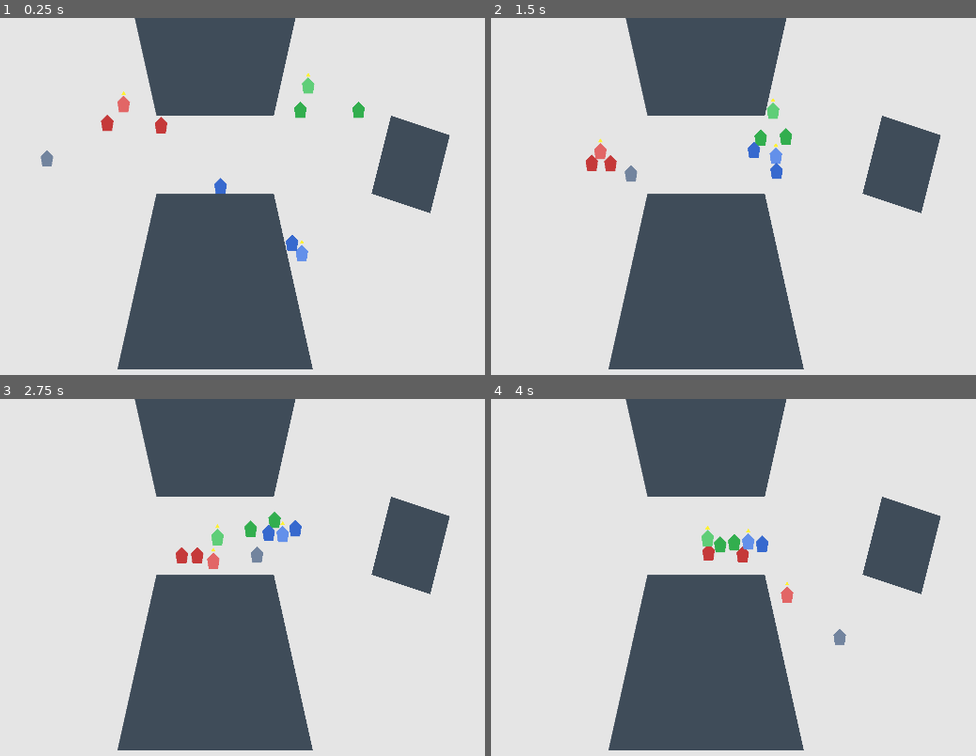
Above: before the commit, frames 1-4 (two rows, left to right).
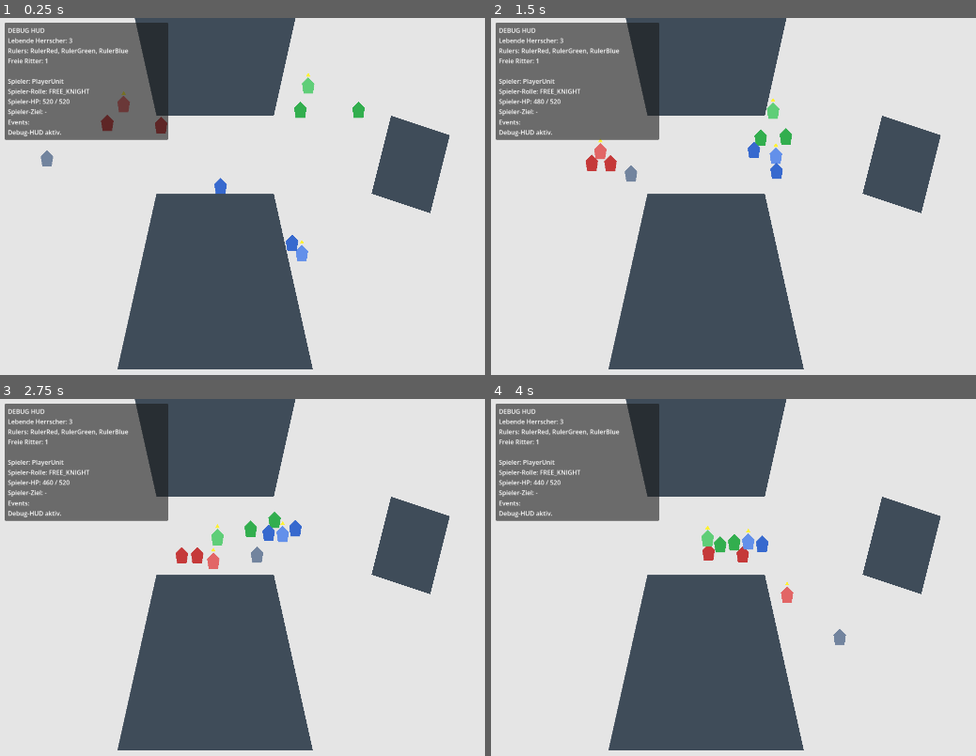
Above: after the commit, the same moments.

Repository: cblab/kingslayer
Game: Godot game, scene res://scenes/Main.tscn
The game is run twice, just before and just after one commit, with the same random seed, the same clock (stepped at 60 frames per second) and the same inputs.
Inputs (mouse positions are in pixels of both pictures, inside the frame that each line leads up to):
- Up to frame 1 (0.25 s): no input
- Up to frame 2 (1.5 s): move the mouse to (outside the picture) at 0.52 s; click (outside the picture) at 0.67 s; move the mouse to (714, 250) at 1.27 s; click (714, 250) at 1.42 s
- Up to frame 3 (2.75 s): move the mouse to (451, 516) at 2.02 s; click (451, 516) at 2.17 s
- Up to frame 4 (4 s): move the mouse to (830, 695) at 2.77 s; click (830, 695) at 2.92 s; move the mouse to (outside the picture) at 3.52 s; click (outside the picture) at 3.67 s

The runs differ from the first frame. In frame 1, 11% of the frame differs, in the area x 0-35%, y 1-35%; in frame 2, 11%; in frame 3, 11%; in frame 4, 11%.

Commit message:
Add minimal combat debug HUD overlay

Diff:
--- a/scenes/World.tscn
+++ b/scenes/World.tscn
@@ -130,3 +130,30 @@
 
 [node name="Collision" type="CollisionPolygon2D" parent="Blockers/BlockerIsland"]
 polygon = PackedVector2Array(1000, 250, 1150, 300, 1100, 500, 950, 450)
+
+[node name="DebugHud" type="CanvasLayer" parent="."]
+layer = 10
+
+[node name="Panel" type="PanelContainer" parent="DebugHud"]
+offset_left = 12.0
+offset_top = 12.0
+offset_right = 430.0
+offset_bottom = 272.0
+
+[node name="Margin" type="MarginContainer" parent="DebugHud/Panel"]
+theme_override_constants/margin_left = 8
+theme_override_constants/margin_top = 8
+theme_override_constants/margin_right = 8
+theme_override_constants/margin_bottom = 8
+
+[node name="Content" type="VBoxContainer" parent="DebugHud/Panel/Margin"]
+
+[node name="StatusLabel" type="Label" parent="DebugHud/Panel/Margin/Content"]
+size_flags_horizontal = 3
+autowrap_mode = 2
+text = "Debug HUD lädt..."
+
+[node name="EventsLabel" type="Label" parent="DebugHud/Panel/Margin/Content"]
+size_flags_horizontal = 3
+autowrap_mode = 2
+text = "Events:"
--- a/scripts/units/unit.gd
+++ b/scripts/units/unit.gd
@@ -70,6 +70,9 @@
 	and event.button_index == MOUSE_BUTTON_LEFT \
 	and event.pressed:
 		var clicked_unit: Unit = _find_clicked_unit()
+		var world: Node = get_parent()
+		if clicked_unit != null and world != null and world.has_method("set_debug_focus_unit"):
+			world.set_debug_focus_unit(clicked_unit)
 		if clicked_unit != null and clicked_unit != self and not clicked_unit.is_dead():
 			_attack_target = clicked_unit
 			_path = PackedVector2Array()
@@ -78,7 +81,6 @@
 			return
 
 		_attack_target = null
-		var world: Node = get_parent()
 		if world != null and world.has_method("find_path"):
 			_path = world.find_path(global_position, get_global_mouse_position())
 			_path_index = 0
@@ -131,6 +133,13 @@
 	_repath_cooldown = 0.0
 	_path = PackedVector2Array()
 	_path_index = 0
+
+func get_attack_target() -> Unit:
+	if _attack_target == null or not is_instance_valid(_attack_target):
+		return null
+	if _attack_target.is_dead():
+		return null
+	return _attack_target
 
 func get_last_valid_attacker() -> Unit:
 	if _last_valid_attacker == null or not is_instance_valid(_last_valid_attacker):
--- a/scripts/world.gd
+++ b/scripts/world.gd
@@ -1,18 +1,31 @@
 extends Node2D
 
 @export var world_stabilize_interval: float = 0.4
+@export var debug_hud_update_interval: float = 0.15
 
 var _stabilize_cooldown: float = 0.0
+var _debug_hud_cooldown: float = 0.0
+var _debug_events: Array[String] = []
+var _debug_focus_unit: Unit = null
+
+@onready var _debug_status_label: Label = $DebugHud/Panel/Margin/Content/StatusLabel
+@onready var _debug_events_label: Label = $DebugHud/Panel/Margin/Content/EventsLabel
 
 func _ready() -> void:
 	_stabilize_world_state()
+	_push_debug_event("Debug-HUD aktiv.")
+	_refresh_debug_hud()
 
 func _process(delta: float) -> void:
 	_stabilize_cooldown -= delta
-	if _stabilize_cooldown > 0.0:
-		return
-	_stabilize_cooldown = world_stabilize_interval
-	_stabilize_world_state()
+	if _stabilize_cooldown <= 0.0:
+		_stabilize_cooldown = world_stabilize_interval
+		_stabilize_world_state()
+
+	_debug_hud_cooldown -= delta
+	if _debug_hud_cooldown <= 0.0:
+		_debug_hud_cooldown = debug_hud_update_interval
+		_refresh_debug_hud()
 
 func find_path(from_position: Vector2, to_position: Vector2) -> PackedVector2Array:
 	var nav_map := get_world_2d().navigation_map
@@ -40,6 +53,7 @@
 		return
 
 	# Zerfall: Eskorte des toten Herrschers wird frei, keine Rebind-Übernahme.
+	var freed_guard_count := 0
 	for guard in _get_live_units():
 		if guard.role != Unit.UnitRole.ROYAL_GUARD:
 			continue
@@ -47,11 +61,18 @@
 		if guard_ruler != dead_ruler:
 			continue
 		guard.clear_guard_assignment()
+		freed_guard_count += 1
+
+	_push_debug_event("Herrscher tot: %s" % dead_ruler.name)
+	if freed_guard_count > 0:
+		_push_debug_event("Eskorte zerfiel: %s Guards frei" % freed_guard_count)
 
 	if _is_valid_live_unit(killer) and killer != dead_ruler:
 		killer.set_role(Unit.UnitRole.RULER)
+		_push_debug_event("Neue Herrscherrolle: %s" % killer.name)
 
 	_stabilize_world_state()
+	_refresh_debug_hud()
 
 func _stabilize_world_state() -> void:
 	for unit in _get_live_units():
@@ -60,6 +81,7 @@
 		var guard_ruler := _get_guard_ruler(unit)
 		if guard_ruler == null:
 			unit.clear_guard_assignment()
+			_push_debug_event("Eskorte zerfiel: %s wurde frei" % unit.name)
 
 func _get_live_units() -> Array[Unit]:
 	var units: Array[Unit] = []
@@ -88,3 +110,75 @@
 	if unit == null or not is_instance_valid(unit):
 		return false
 	return not unit.is_dead()
+
+func set_debug_focus_unit(unit: Unit) -> void:
+	if not _is_valid_live_unit(unit):
+		return
+	_debug_focus_unit = unit
+	_refresh_debug_hud()
+
+func _refresh_debug_hud() -> void:
+	if _debug_status_label == null or _debug_events_label == null:
+		return
+
+	var live_units := _get_live_units()
+	var live_rulers: Array[Unit] = []
+	var free_knights := 0
+	var player_unit: Unit = null
+	for unit in live_units:
+		if unit.role == Unit.UnitRole.RULER:
+			live_rulers.append(unit)
+		if unit.role == Unit.UnitRole.FREE_KNIGHT:
+			free_knights += 1
+		if player_unit == null and unit.is_player_controlled:
+			player_unit = unit
+
+	var lines: Array[String] = []
+	lines.append("DEBUG HUD")
+	lines.append("Lebende Herrscher: %s" % live_rulers.size())
+	if not live_rulers.is_empty():
+		var ruler_names: Array[String] = []
+		for ruler in live_rulers:
+			ruler_names.append(ruler.name)
+		lines.append("Rulers: %s" % ", ".join(ruler_names))
+	lines.append("Freie Ritter: %s" % free_knights)
+
+	if _debug_focus_unit != null and (not is_instance_valid(_debug_focus_unit) or _debug_focus_unit.is_dead()):
+		_debug_focus_unit = null
+
+	var relevant_unit := _debug_focus_unit
+	if relevant_unit == null and player_unit != null:
+		relevant_unit = player_unit.get_attack_target()
+
+	if player_unit != null:
+		lines.append("")
+		lines.append("Spieler: %s" % player_unit.name)
+		lines.append("Spieler-Rolle: %s" % _role_to_text(player_unit.role))
+		lines.append("Spieler-HP: %.0f / %.0f" % [player_unit.current_hp, player_unit.max_hp])
+		var player_target := player_unit.get_attack_target()
+		lines.append("Spieler-Ziel: %s" % (player_target.name if player_target != null else "-"))
+
+	if relevant_unit != null:
+		lines.append("")
+		lines.append("Relevante Unit: %s" % relevant_unit.name)
+		lines.append("Rolle: %s" % _role_to_text(relevant_unit.role))
+		lines.append("HP: %.0f / %.0f" % [relevant_unit.current_hp, relevant_unit.max_hp])
+
+	_debug_status_label.text = "\n".join(lines)
+	_debug_events_label.text = "Events:\n%s" % "\n".join(_debug_events)
+
+func _push_debug_event(message: String) -> void:
+	if message.is_empty():
+		return
+	_debug_events.append(message)
+	while _debug_events.size() > 5:
+		_debug_events.pop_front()
+
+func _role_to_text(role: Unit.UnitRole) -> String:
+	match role:
+		Unit.UnitRole.RULER:
+			return "RULER"
+		Unit.UnitRole.ROYAL_GUARD:
+			return "ROYAL_GUARD"
+		_:
+			return "FREE_KNIGHT"
